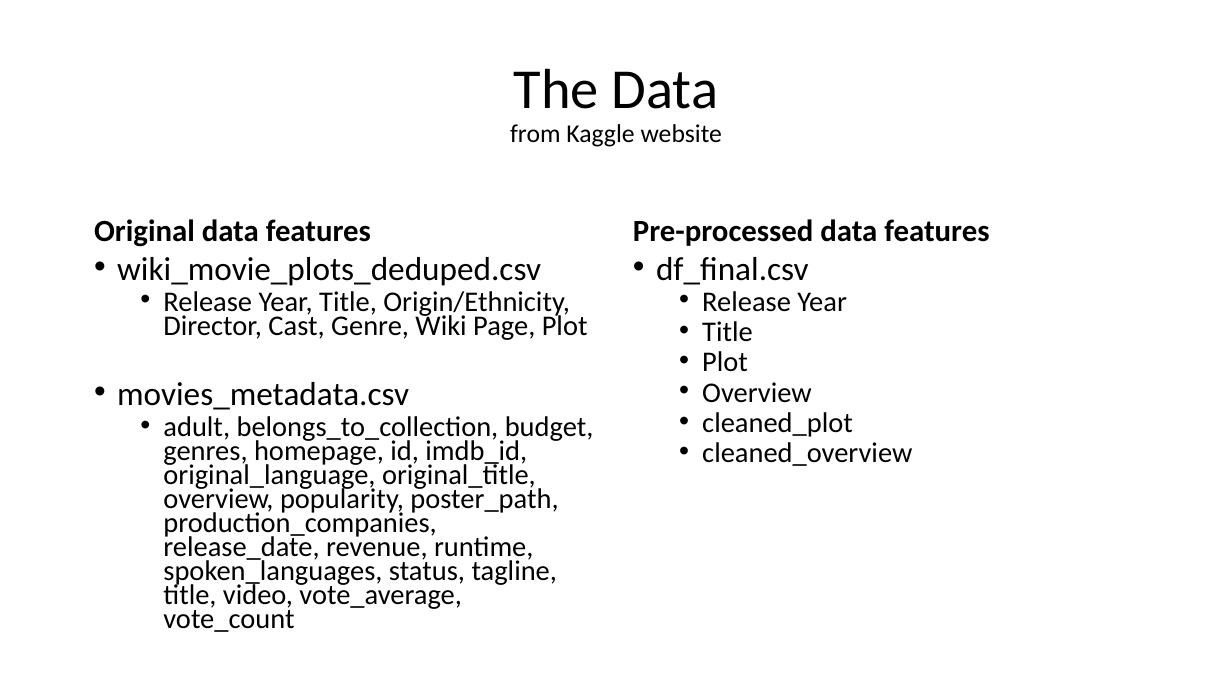
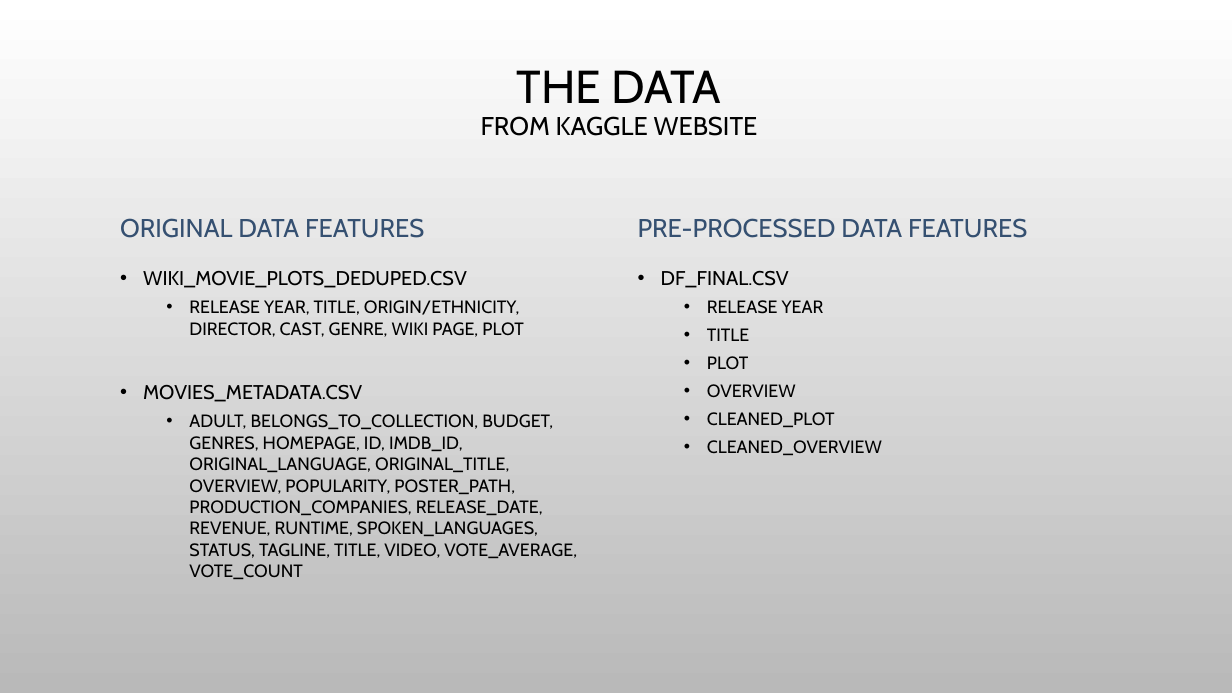
Before and after one commit to rotznmu/movie_summarization_capstone, a slide deck: slide 4 of Text Summarization.pptx (slide 5 before the commit). Drawn at 1232x693 pixels with LibreOffice and Linux fonts; fonts in the diff are those of the drawing; background and template pictures are left out. Boxes give left, top, right and bottom in pixels: in the first picture for what was removed or moved away, otherwise in the second. Text is boxed around its words. In the diff, an @@ line names an element or a change of style, - is before the commit and + after.

Commit message:
fixed ppt

```diff
--- a/Text Summarization.pptx
+++ b/Text Summarization.pptx
@@ background #FFFFFF to picture (left out) @@
@@ title at bbox=[481, 70, 758, 136]: text changed; font Calibri to Cabin @@
-The Data
-from Kaggle website
+THE DATA
+FROM KAGGLE WEBSITE
@@ text "ORIGINAL DATA FEATURES" at bbox=[120, 218, 424, 238]: vertical alignment bottom to middle @@
@@ text "PRE-PROCESSED DATA FEATURES" at bbox=[638, 218, 1027, 238]: vertical alignment bottom to middle @@
@@ text at bbox=[120, 218, 424, 238]: text changed; size 24 to 20 pt; font Calibri to Cabin; text colour #000000 to #355071; bold off @@
-Original data features
+ORIGINAL DATA FEATURES
@@ text at bbox=[638, 218, 1027, 238]: text changed; size 24 to 20 pt; font Calibri to Cabin; text colour #000000 to #355071; bold off @@
-Pre-processed data features
+PRE-PROCESSED DATA FEATURES
@@ text at bbox=[143, 271, 577, 579]: text changed; size 22.2 to 13.9 pt; font Calibri to Cabin @@
-• wiki_movie_plots_deduped.csv
-  • Release Year, Title, Origin/Ethnicity, Director, Cast, Genre, Wiki Page, Plot
-• movies_metadata.csv
-  • adult, belongs_to_collection, budget, genres, homepage, id, imdb_id, original_language, original_title, overview, popularity, poster_path, production_companies, release_date, revenue, runtime, spoken_languages, status, tagline, title, video, vote_average, vote_count
+• WIKI_MOVIE_PLOTS_DEDUPED.CSV
+  • RELEASE YEAR, TITLE, ORIGIN/ETHNICITY, DIRECTOR, CAST, GENRE, WIKI PAGE, PLOT
+• MOVIES_METADATA.CSV
+  • ADULT, BELONGS_TO_COLLECTION, BUDGET, GENRES, HOMEPAGE, ID, IMDB_ID, ORIGINAL_LANGUAGE, ORIGINAL_TITLE, OVERVIEW, POPULARITY, POSTER_PATH, PRODUCTION_COMPANIES, RELEASE_DATE, REVENUE, RUNTIME, SPOKEN_LANGUAGES, STATUS, TAGLINE, TITLE, VIDEO, VOTE_AVERAGE, VOTE_COUNT
@@ text at bbox=[661, 271, 882, 456]: text changed; size 22.2 to 13.9 pt; font Calibri to Cabin @@
-• df_final.csv
-  • Release Year
-  • Title
-  • Plot
-  • Overview
-  • cleaned_plot
-  • cleaned_overview
+• DF_FINAL.CSV
+  • RELEASE YEAR
+  • TITLE
+  • PLOT
+  • OVERVIEW
+  • CLEANED_PLOT
+  • CLEANED_OVERVIEW
```
Also in this commit, not shown: 8 other slides changed, 10 slides added, 10 slides removed, 1 other file.
